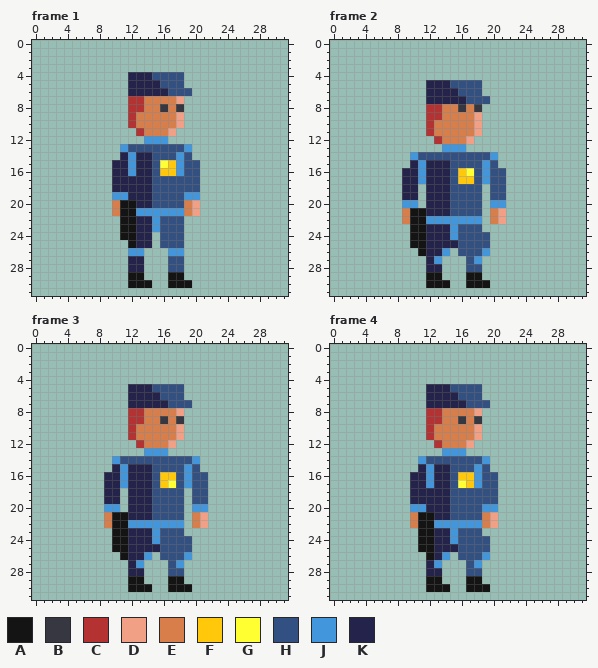
Edited in one commit: pixel-art file (assets/asesprite/cop.ase). Above, as it was before the edit.
32x32 pixels, 34 frames. Shown: frame 1, frame 2, frame 3, frame 4. The commit also changed other frames, which this record leaves out.
Palette (. is transparent): A #141414  B #373741  C #b43232  D #f2a085  E #d77e4b  F #ffc80a  G #ffff32  H #325082  J #4196dc  K #23234b
Pixels before, frame 1, first column x 10:
 4 ..KKKHHHH..
 5 ..KKKKHHH..
 6 ..KKKKKHHH.
 7 ..CCEEEED..
 8 ..CCEEBEB..
 9 ..CEEEEED..
10 ..CEEEEED..
11 ...CEEED...
12 ....JJJ....
13 .JHHHHHHHJ.
14 .KJKKHHHJH.
15 KKJKKHGFJHH
16 KKJKKHFFJHH
17 KKKKKHHHHHH
18 KKKKKHHHHHH
19 JJKKKHHHHJJ
20 EAAKKHHHHED
21 EAAJJJJJJED
22 .AAKKJHHH..
23 .AAKKJHHH..
24 .AAKK.HHH..
25 ..AKK.HHH..
26 ..JJ...JJ..
27 ..KK...HH..
28 ..KK...HH..
29 ..AA...AA..
30 ..AAA..AAA.
Pixels before, frame 2, first column x 9:
 5 ...KKKHHHH...
 6 ...KKKKHHH...
 7 ...KKKKKHHH..
 8 ...CCEEBEB...
 9 ...CCEEEED...
10 ...CEEEEED...
11 ...CEEEEED...
12 ....CEEED....
13 .....JJJ.....
14 .JHHHHHHHHHJ.
15 .KJKKKHHHHJH.
16 KKJKKKHFGHJHH
17 KKJKKKHFFHJHH
18 KK.KKKHHHH.HH
19 KK.KKKHHHH.HH
20 JJ.KKKHHHH.JJ
21 EAAKKKHHHH.ED
22 EAAJJJJJJJ.ED
23 .AAKKKJHHH...
24 .AAKKKJHHHH..
25 .AAKKKKHHHH..
26 ..AKKJ.HHHJ..
27 ...KJ...HJ...
28 ...KK...HH...
29 ...AA...AA...
30 ...AAA..AAA..
Pixels before, frame 3, first column x 9:
 5 ...KKKHHHH...
 6 ...KKKKHHH...
 7 ...KKKKKHHH..
 8 ...CCEEEED...
 9 ...CCEEBEB...
10 ...CEEEEED...
11 ...CEEEEED...
12 ....CEEED....
13 .....JJJ.....
14 .JHHHHHHHHHJ.
15 .KJKKKHHHHJH.
16 KKJKKKHFFHJHH
17 KKJKKKHFGHJHH
18 KK.KKKHHHH.HH
19 KK.KKKHHHH.HH
20 JJ.KKKHHHH.JJ
21 EAAKKKHHHH.ED
22 EAAJJJJJJJ.ED
23 .AAKKKJHHH...
24 .AAKKKJHHHH..
25 .AAKKKKHHHH..
26 ..AKKJ.HHHJ..
27 ...KJ...HJ...
28 ...KK...HH...
29 ...AA...AA...
30 ...AAA..AAA..
Pixels before, frame 4, first column x 10:
 5 ..KKKHHHH..
 6 ..KKKKHHH..
 7 ..KKKKKHHH.
 8 ..CCEEEED..
 9 ..CCEEBEB..
10 ..CEEEEED..
11 ..CEEEEED..
12 ...CEEED...
13 ....JJJ....
14 .JHHHHHHHJ.
15 .KJKKHHHJH.
16 KKJKKHFFJHH
17 KKJKKHGFJHH
18 KKKKKHHHHHH
19 KKKKKHHHHHH
20 JJKKKHHHHJJ
21 EAAKKHHHHED
22 EAAJJJJJJED
23 .AAKKJHHH..
24 .AAKKJHHHH.
25 .AAKKKHHHH.
26 ..AKJ.HHHJ.
27 ..KJ...HJ..
28 ..KK...HH..
29 ..AA...AA..
30 ..AAA..AAA.
Now the later version:
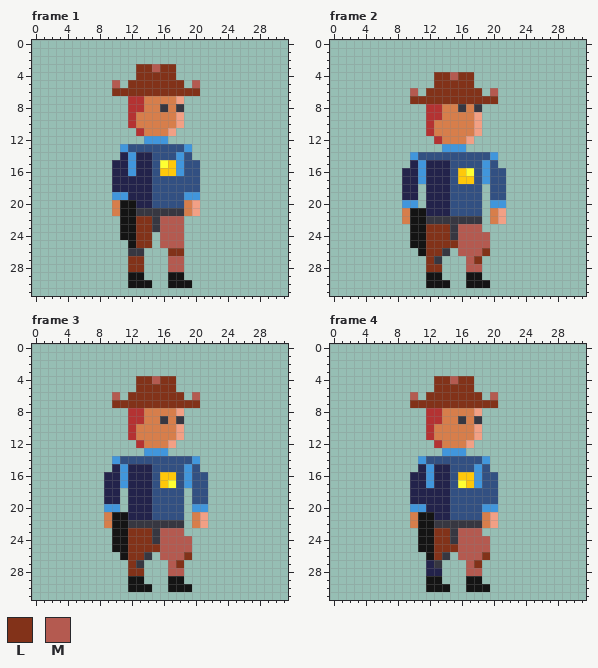
Colours new in this view: L #823219  M #b45a50
Changes in this commit:
Frame 1:
Colour J gives way to colour B in row 21 at x 13 to 18; in rows 22 to 23 at x 15; in row 26 at x 12 to 13.
The edit adds colour L in row 3 at x 13 to 14 and 16 to 17; in row 6 at x 10 to 11 and 20.
Colour H gives way to colour L in row 4 at x 15 to 17; in row 5 at x 16 to 18; in row 6 at x 17 to 19.
Colour J gives way to colour L in row 26 at x 17 to 18.
Colour K gives way to colour L in row 4 at x 13 to 14; in row 5 at x 12 to 15; in row 6 at x 12 to 16; in rows 22 to 25 at x 13 to 14; in rows 27 to 28 at x 12 to 13.
The edit adds colour M in row 3 at x 15; in row 5 at x 10 and 20.
Colour H gives way to colour M in rows 22 to 25 at x 16 to 18; in rows 27 to 28 at x 17 to 18.
Colour H is removed in row 4 at x 18.
Colour K is removed in row 4 at x 12.
Frame 2:
Colour J gives way to colour B in row 22 at x 12 to 18; in rows 23 to 24 at x 15; in row 26 at x 14; in row 27 at x 13.
The edit adds colour L in row 4 at x 13 to 14 and 16 to 17; in row 7 at x 10 to 11 and 20.
Colour H gives way to colour L in row 5 at x 15 to 17; in row 6 at x 16 to 18; in row 7 at x 17 to 19.
Colour J gives way to colour L in row 26 at x 19; in row 27 at x 18.
Colour K gives way to colour L in row 5 at x 13 to 14; in row 6 at x 12 to 15; in row 7 at x 12 to 16; in rows 23 to 24 at x 12 to 14; in row 25 at x 12 to 15; in row 26 at x 12 to 13.
Colour K gives way to colour L in row 27 at x 12; in row 28 at x 12 to 13.
The edit adds colour M in row 4 at x 15; in row 6 at x 10 and 20.
Colour H gives way to colour M in row 23 at x 16 to 18; in rows 24 to 25 at x 16 to 19; in row 26 at x 16 to 18; in row 27 at x 17; in row 28 at x 17 to 18.
Colour H is removed in row 5 at x 18.
Colour K is removed in row 5 at x 12.
Frame 3: the same change as frame 2
Frame 4:
Colour J gives way to colour B in row 22 at x 13 to 18; in rows 23 to 24 at x 15; in row 26 at x 14; in row 27 at x 13.
The edit adds colour L in row 4 at x 13 to 14 and 16 to 17; in row 7 at x 10 to 11 and 20.
Colour H gives way to colour L in row 5 at x 15 to 17; in row 6 at x 16 to 18; in row 7 at x 17 to 19.
Colour J gives way to colour L in row 26 at x 19; in row 27 at x 18.
Colour K gives way to colour L in row 5 at x 13 to 14; in row 6 at x 12 to 15; in row 7 at x 12 to 16; in rows 23 to 24 at x 13 to 14; in row 25 at x 13 to 15; in row 26 at x 13.
The edit adds colour M in row 4 at x 15; in row 6 at x 10 and 20.
Colour H gives way to colour M in row 23 at x 16 to 18; in rows 24 to 25 at x 16 to 19; in row 26 at x 16 to 18; in row 27 at x 17; in row 28 at x 17 to 18.
Colour H is removed in row 5 at x 18.
Colour K is removed in row 5 at x 12.
Boxes around the changes in both pictures, in picture pixels (x1, y1, x2, y2):
changed: (112, 64, 200, 96)
changed: (128, 208, 184, 272)
changed: (410, 72, 498, 104)
changed: (426, 216, 490, 272)
changed: (112, 376, 200, 408)
changed: (128, 520, 192, 576)
changed: (410, 376, 498, 408)
changed: (434, 520, 490, 576)
